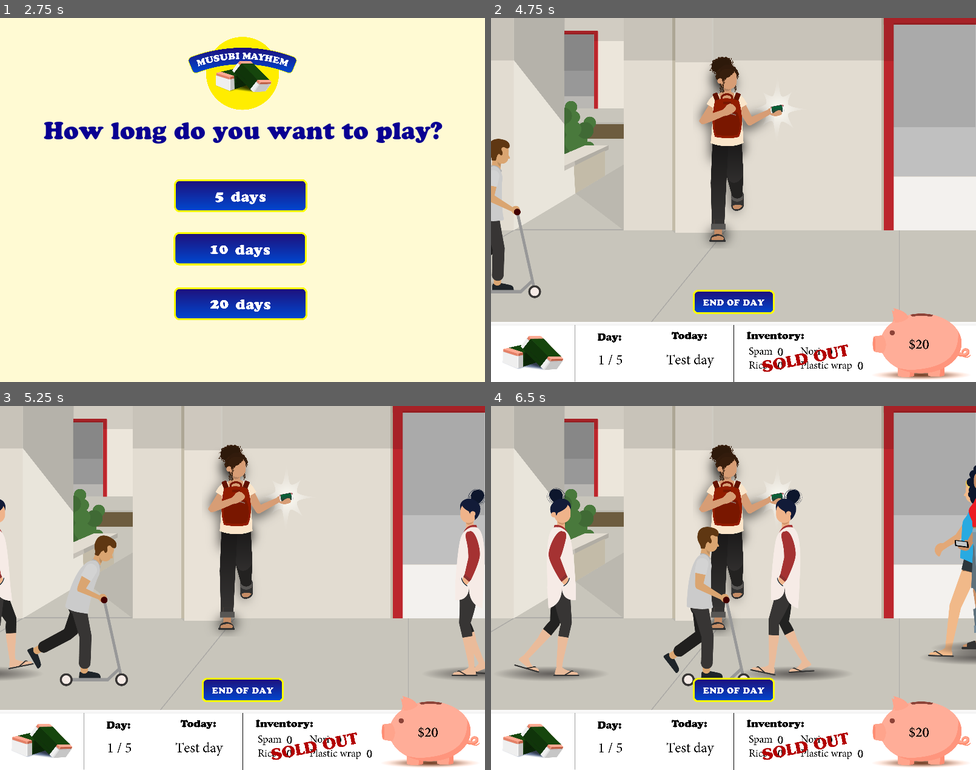
Above: before the commit, frames 1-4 (two rows, left to right).
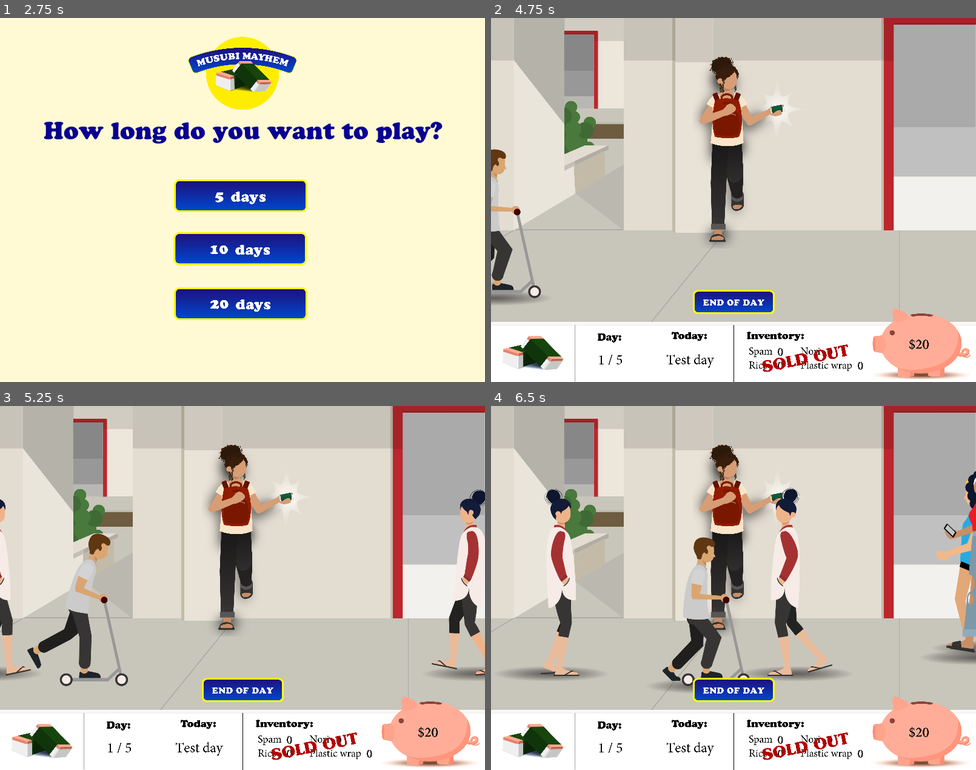
Above: after the commit, the same moments.

Repository: CactusQ/Musubi
Game: Godot game, scene res://scenes/1Main.tscn
Two runs of this game, one before a commit and one after it. Both use one fixed random seed, a clock stepped at 60 frames per second and the inputs below.
Inputs (mouse positions are in pixels of both pictures, inside the frame that each line leads up to):
- Up to frame 1 (2.75 s): click (247, 349) at 0.5 s; click (247, 349) at 1.25 s; click (247, 349) at 2 s
- Up to frame 2 (4.75 s): click (733, 196) at 2.75 s; click (733, 301) at 3.5 s; click (631, 145) at 4.25 s
- Up to frame 3 (5.25 s): click (140, 580) at 5 s
- Up to frame 4 (6.5 s): click (636, 624) at 5.75 s

Frame 1 is identical in both runs. In frame 2, 0.9% of the frame differs, in the area x 0-11%, y 33-79%; in frame 3, 1.8%; in frame 4, 5.1%, in the area x 4-100%, y 16-79%.

Commit message:
last minute fixes

Diff:
--- a/scenes/4Purchasing.tscn
+++ b/scenes/4Purchasing.tscn
@@ -264,7 +264,6 @@
 margin_bottom = 723.0
 rect_scale = Vector2( 0.25, 0.25 )
 size_flags_vertical = 2
-text = "Buy Posters ($20)"
 icon = ExtResource( 4 )
 flat = true
 icon_align = 1
--- a/scenes/7Selling.tscn
+++ b/scenes/7Selling.tscn
@@ -327,7 +327,7 @@
 position = Vector2( 491.161, 374 )
 scale = Vector2( 0.5, 0.5 )
 frames = SubResource( 2 )
-frame = 2
+frame = 3
 playing = true
 
 [node name="scooter_boy" type="AnimatedSprite" parent="."]
@@ -335,14 +335,14 @@
 position = Vector2( 1105.57, 400 )
 scale = Vector2( 0.5, 0.5 )
 frames = SubResource( 1 )
-frame = 1
+frame = 2
 playing = true
 
 [node name="redshirt_boy" type="AnimatedSprite" parent="."]
 position = Vector2( 217.529, 320 )
 scale = Vector2( 0.5, 0.5 )
 frames = SubResource( 4 )
-frame = 2
+frame = 1
 playing = true
 
 [node name="blueshirt_girl" type="AnimatedSprite" parent="."]
@@ -350,6 +350,7 @@
 position = Vector2( 77.2727, 339.625 )
 scale = Vector2( 0.5, 0.5 )
 frames = SubResource( 5 )
+frame = 2
 playing = true
 
 [node name="redshirt_girl" type="AnimatedSprite" parent="."]
@@ -357,51 +358,50 @@
 position = Vector2( 56.2451, 320 )
 scale = Vector2( 0.5, 0.5 )
 frames = SubResource( 6 )
+frame = 2
+playing = true
+
+[node name="asian_girl2" type="AnimatedSprite" parent="."]
+visible = false
+position = Vector2( 1182.13, 374 )
+scale = Vector2( 0.5, 0.5 )
+frames = SubResource( 2 )
+frame = 2
+playing = true
+flip_h = true
+
+[node name="scooter_boy2" type="AnimatedSprite" parent="."]
+visible = false
+position = Vector2( 784.975, 379.689 )
+scale = Vector2( 0.5, 0.5 )
+frames = SubResource( 1 )
+frame = 2
+playing = true
+flip_h = true
+
+[node name="redshirt_boy2" type="AnimatedSprite" parent="."]
+visible = false
+position = Vector2( 196.636, 320 )
+scale = Vector2( 0.5, 0.5 )
+frames = SubResource( 4 )
+playing = true
+flip_h = true
+
+[node name="blueshirt_girl2" type="AnimatedSprite" parent="."]
+visible = false
+position = Vector2( 384.216, 339.625 )
+scale = Vector2( 0.5, 0.5 )
+frames = SubResource( 5 )
 frame = 1
 playing = true
-
-[node name="asian_girl2" type="AnimatedSprite" parent="."]
-visible = false
-position = Vector2( 1182.13, 374 )
-scale = Vector2( 0.5, 0.5 )
-frames = SubResource( 2 )
-frame = 1
-playing = true
 flip_h = true
 
-[node name="scooter_boy2" type="AnimatedSprite" parent="."]
-visible = false
-position = Vector2( 784.975, 379.689 )
-scale = Vector2( 0.5, 0.5 )
-frames = SubResource( 1 )
-frame = 1
-playing = true
-flip_h = true
-
-[node name="redshirt_boy2" type="AnimatedSprite" parent="."]
-visible = false
-position = Vector2( 196.636, 320 )
-scale = Vector2( 0.5, 0.5 )
-frames = SubResource( 4 )
-frame = 1
-playing = true
-flip_h = true
-
-[node name="blueshirt_girl2" type="AnimatedSprite" parent="."]
-visible = false
-position = Vector2( 384.216, 339.625 )
-scale = Vector2( 0.5, 0.5 )
-frames = SubResource( 5 )
-frame = 2
-playing = true
-flip_h = true
-
 [node name="redshirt_girl2" type="AnimatedSprite" parent="."]
 visible = false
 position = Vector2( 893.671, 320 )
 scale = Vector2( 0.5, 0.5 )
 frames = SubResource( 6 )
-frame = 1
+frame = 2
 playing = true
 flip_h = true
 
--- a/scenes/9GameOver.tscn
+++ b/scenes/9GameOver.tscn
@@ -74,8 +74,8 @@
 custom_colors/font_color = Color( 0.0352941, 0.372549, 0.211765, 1 )
 custom_fonts/font = SubResource( 3 )
 text = "Shootz brah, congrats!!!  You helped Leilani meet her goal of making some extra cash for college!!
-She’s going to be so psyched!!!  Time for celebrationgo catch some shorebreak at Pounders
-and pass the word on about how awesome of a friendand musubi seller you are
+She’s going to be so psyched!!!  Time for celebration! Go catch some shorebreak at Pounders
+and pass the word on about how awesome of a friend and musubi seller you are
 but just don’t let the principal know what your secret side hustle is.
 Cheehoo!! K-den, all pau for now. "
 align = 1
--- a/scripts/Selling.gd
+++ b/scripts/Selling.gd
@@ -116,14 +116,20 @@
 
 
 func _end_day():
+
+	# Both the timer and the player can end the day
+	# So we need to check, that the day has has not ended already (race condition)
+	if day_ended == false:
+		day_ended = true
+
 	# If we end the day prematurely, simulate the remaining sells
 	while not sold_out and simulations_count < population:
 		if _not_enough_stock():
 			sold_out = true
+			break
 		if randf() <= chance_of_selling:
 			_sell_musubi_()
 		simulations_count += 1
 
-	if day_ended == false:
-		day_ended = true
-		add_child(load("res://scenes/8EndOfDayReport.tscn").instance())
+	# Switch scene after all computations are done
+	add_child(load("res://scenes/8EndOfDayReport.tscn").instance())
